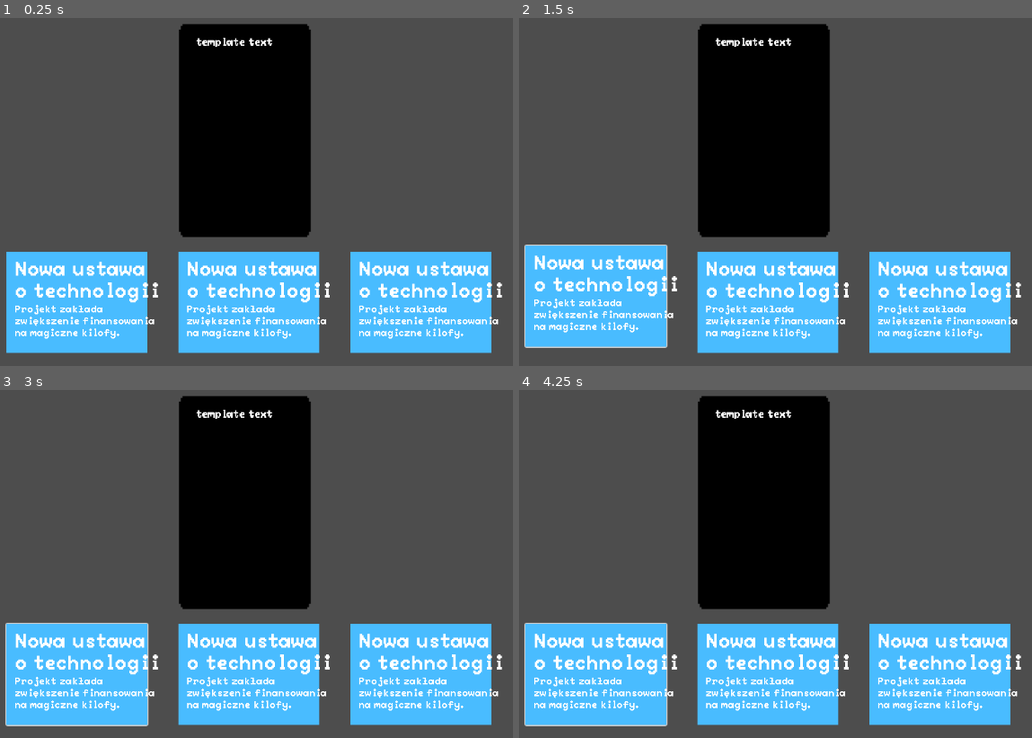
Above: before the commit, frames 1-4 (two rows, left to right).
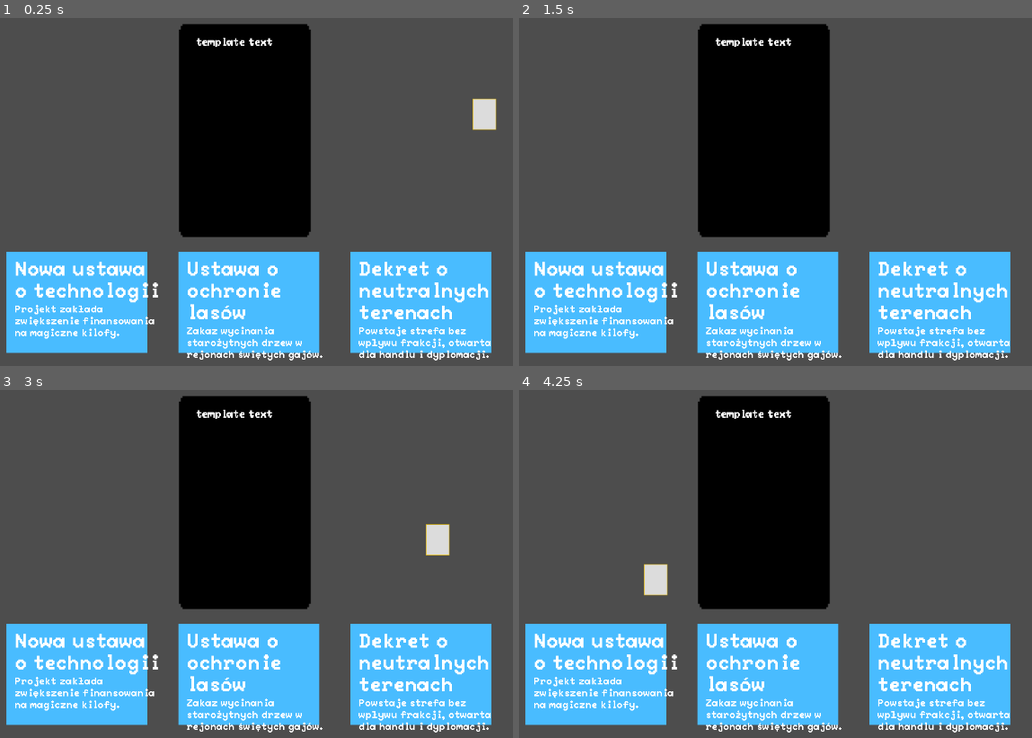
Above: after the commit, the same moments.

Repository: WhatYouFormaggiKindOfPizza/game
Game: Godot game, scene res://scenes/game.tscn
Same seed, same stepped clock (60 frames per second), same inputs: the game is played once before the commit and once after it. The engine's default icon, where the game draws it, is replaced by a stand-in: a white triangle on a blue panel in a dark square.
Inputs (mouse positions are in pixels of both pictures, inside the frame that each line leads up to):
- Up to frame 1 (0.25 s): no input
- Up to frame 2 (1.5 s): click (595, 303) at 0.52 s; click (595, 296) at 1.27 s
- Up to frame 3 (3 s): click (76, 668) at 2.02 s; tap Enter at 2.75 s; move the mouse to (425, 525) at 2.77 s; click (425, 525) at 2.92 s
- Up to frame 4 (4.25 s): tap Space at 3.5 s; move the mouse to (642, 564) at 3.52 s; click (642, 564) at 3.67 s

The runs differ from the first frame. In frame 1, 5.5% of the frame differs, in the area x 36-98%, y 23-99%; in frame 2, 9.1%, in the area x 1-98%, y 65-99%; in frame 3, 5.9%; in frame 4, 5.9%.
Error before the commit: Cannot call method 'get_children' on a null value. (res://scripts/game_manager.gd:126)

Commit message:
Add tooltip

Diff:
--- a/scenes/game.tscn
+++ b/scenes/game.tscn
@@ -6,6 +6,7 @@
 [ext_resource type="PackedScene" uid="uid://dondqjjubrg3g" path="res://scenes/king.tscn" id="3_lbhrr"]
 [ext_resource type="PackedScene" uid="uid://b5qlpe8xpnqn" path="res://scenes/post.tscn" id="4_lbhrr"]
 [ext_resource type="PackedScene" uid="uid://cvkh1np46j6hr" path="res://scenes/phone.tscn" id="6_p57ef"]
+[ext_resource type="PackedScene" uid="uid://flm1sdgwxlqu" path="res://scenes/tooltip.tscn" id="7_u5sy4"]
 
 [node name="Game" type="Node2D"]
 
@@ -45,6 +46,7 @@
 group_name = "Alties"
 
 [node name="PostsContainer" type="HBoxContainer" parent="."]
+unique_name_in_owner = true
 offset_left = 156.0
 offset_top = 452.0
 offset_right = 934.0
@@ -64,3 +66,9 @@
 
 [node name="Phone" parent="UI" instance=ExtResource("6_p57ef")]
 position = Vector2(540, 260)
+
+[node name="Tooltip" parent="." instance=ExtResource("7_u5sy4")]
+offset_left = 904.0
+offset_top = 206.0
+offset_right = 942.0
+offset_bottom = 256.0
--- a/scenes/tooltip.tscn
+++ b/scenes/tooltip.tscn
@@ -1,12 +1,18 @@
-[gd_scene format=3 uid="uid://flm1sdgwxlqu"]
+[gd_scene load_steps=3 format=3 uid="uid://flm1sdgwxlqu"]
 
-[node name="Tooltip" type="Control"]
-layout_mode = 3
-anchors_preset = 0
+[ext_resource type="Script" uid="uid://xpvq7pqj5a0d" path="res://scripts/tooltip.gd" id="1_7dicn"]
+
+[sub_resource type="StyleBoxFlat" id="StyleBoxFlat_pvr4a"]
+bg_color = Color(0.860369, 0.860369, 0.860369, 1)
+border_width_left = 1
+border_width_top = 1
+border_width_right = 1
+border_width_bottom = 1
+border_color = Color(0.863412, 0.709695, 0.0658761, 1)
+
+[node name="Tooltip" type="PanelContainer"]
 offset_right = 38.0
 offset_bottom = 50.0
-
-[node name="ColorRect" type="ColorRect" parent="."]
-layout_mode = 0
-offset_right = 38.0
-offset_bottom = 50.0
+mouse_filter = 2
+theme_override_styles/panel = SubResource("StyleBoxFlat_pvr4a")
+script = ExtResource("1_7dicn")
--- /dev/null
+++ b/scripts/tooltip.gd
@@ -0,0 +1,7 @@
+class_name Tooltip extends PanelContainer
+
+var is_visible: bool = true
+
+func _input(event: InputEvent) -> void:
+    if is_visible and event is InputEventMouseButton:
+        global_position = get_global_mouse_position()
Not shown: 1 places in scenes/game.tscn that only renumber resources
Not shown, added: scripts/tooltip.gd.uid
